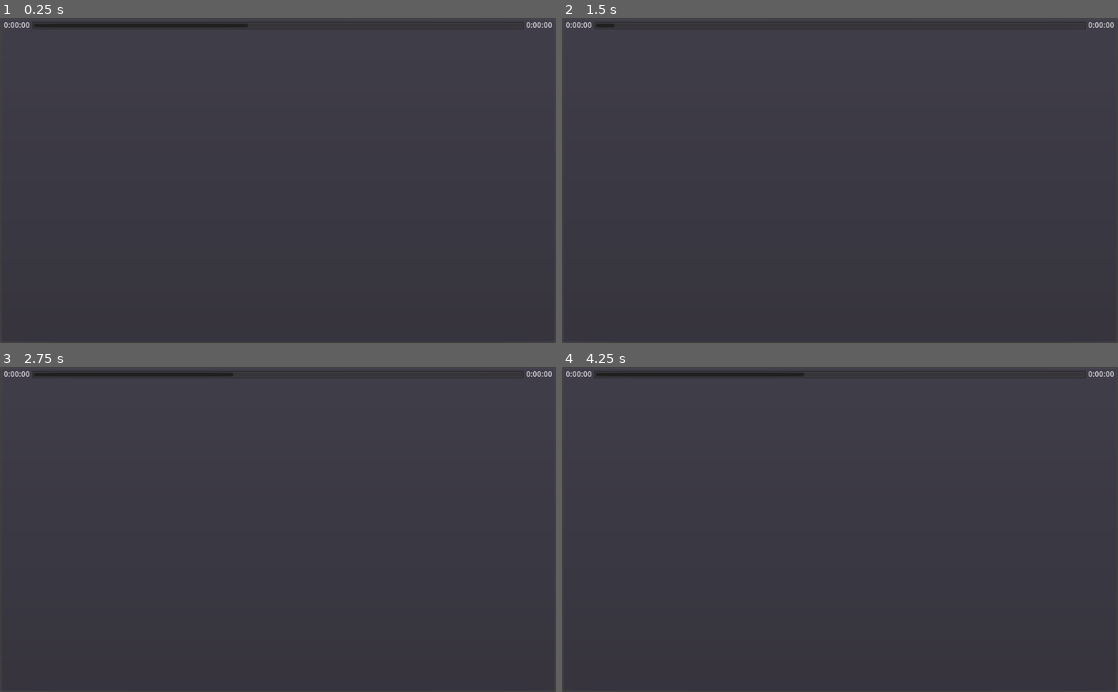
Above: before the commit, frames 1-4 (two rows, left to right).
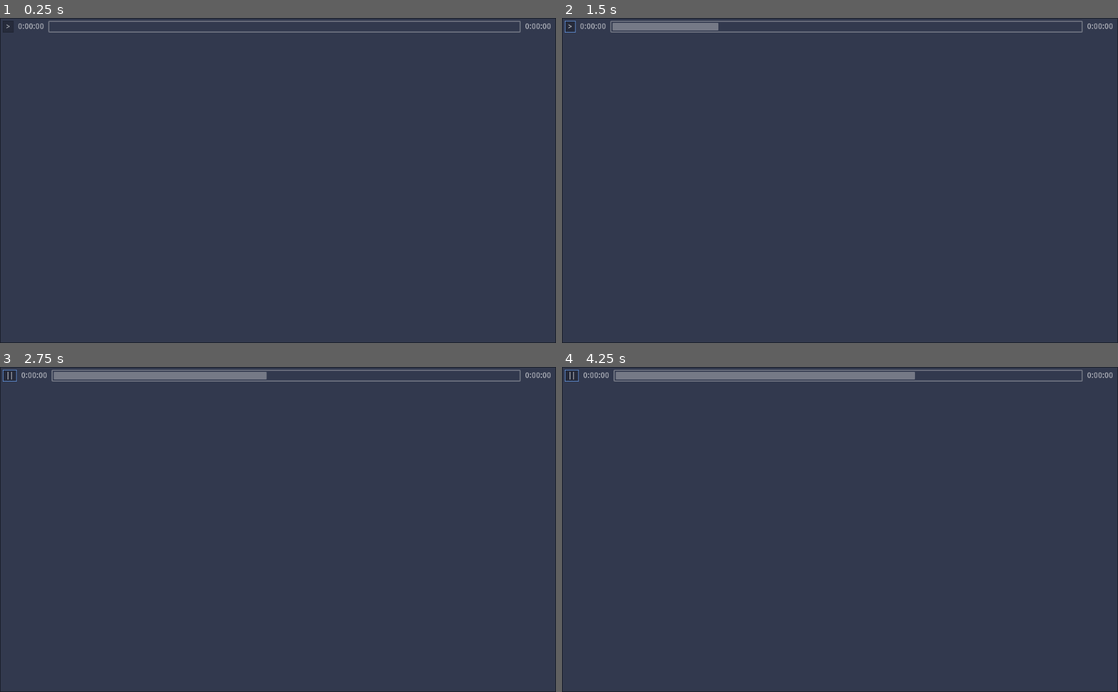
Above: after the commit, the same moments.

Repository: Wcubed/simple_music_player
Game: Godot game, scene res://ui/main.tscn
The game is run twice, just before and just after one commit, with the same random seed, the same clock (stepped at 60 frames per second) and the same inputs. Sound files missing from this copy of the repository are replaced by a short silence.
Inputs (mouse positions are in pixels of both pictures, inside the frame that each line leads up to):
- Up to frame 1 (0.25 s): no input
- Up to frame 2 (1.5 s): click (567, 27) at 0.5 s, where only the run after the commit has a clickable ">"; click (573, 27) at 1.25 s, where only the run after the commit has a clickable "||"
- Up to frame 3 (2.75 s): click (5, 376) at 2 s, where only the run after the commit has a clickable ">"
- Up to frame 4 (4.25 s): click (573, 376) at 2.75 s, where only the run after the commit has a clickable "||"; click (567, 376) at 3.5 s, where only the run after the commit has a clickable ">"

The runs differ from the first frame. In frame 1, 2.5% of the frame differs, in the area x 0-100%, y 0-100%; in frame 2, 2.4%; in frame 3, 2.9%; in frame 4, 3.2%.

Commit message:
+ Added theme

Diff:
--- a/project.godot
+++ b/project.godot
@@ -20,6 +20,10 @@
 run/low_processor_mode=true
 config/icon="res://icon.png"
 
+[gui]
+
+theme/custom="res://ui/resources/main_theme.theme"
+
 [input]
 
 ui_seek_to_time={
--- a/ui/main.gd
+++ b/ui/main.gd
@@ -7,9 +7,11 @@
 onready var _total_time_label := find_node("TotalTimeLabel")
 onready var _current_time_label := find_node("CurrentTimeLabel")
 onready var _progress_bar := find_node("ProgressBar")
+onready var _play_pause_button := find_node("PlayPauseButton")
 
 
 var _stream_length_seconds := 0.0
+var _progress_seconds := 0.0
 
 
 # Called when the node enters the scene tree for the first time.
@@ -18,13 +20,24 @@
 	_stream_length_seconds = audio_stream.get_length()
 
 	_stream_player.stream = audio_stream
-	_stream_player.play()
 
 	_total_time_label.text = _seconds_to_time_string(_stream_length_seconds)
 	_current_time_label.text = _seconds_to_time_string(0)
 	_progress_bar.max_value = _stream_length_seconds
 
+
+func _play_audio():
 	_update_timer.start()
+	_stream_player.play(_progress_seconds)
+
+	_play_pause_button.text = "||"
+
+
+func _pause_audio():
+	_update_timer.stop()
+	_stream_player.stop()
+
+	_play_pause_button.text = ">"
 
 
 func _seconds_to_time_string(seconds: float) -> String:
@@ -40,13 +53,21 @@
 	var x: int = _progress_bar.get_local_mouse_position().x
 	var max_x: int = _progress_bar.rect_size.x
 
-	_stream_player.seek((x * _stream_length_seconds) / max_x)
+	_progress_seconds = (x * _stream_length_seconds) / max_x
+	_progress_seconds = clamp(_progress_seconds, 0, _stream_length_seconds)
+
+	_stream_player.seek(_progress_seconds)
+	_update_ui_to_timecode(_progress_seconds)
+
+
+func _update_ui_to_timecode(seconds: float):
+	_current_time_label.text = _seconds_to_time_string(_progress_seconds)
+	_progress_bar.value = _progress_seconds
 
 
 func _on_UpdateTimer_timeout():
-	var playback_seconds: float = _stream_player.get_playback_position()
-	_current_time_label.text = _seconds_to_time_string(playback_seconds)
-	_progress_bar.value = playback_seconds
+	_progress_seconds = _stream_player.get_playback_position()
+	_update_ui_to_timecode(_progress_seconds)
 
 
 func _on_ProgressBar_gui_input(event: InputEvent):
@@ -54,3 +75,10 @@
 		_seek_to_current_mouse_position()
 	elif event is InputEventMouseMotion and Input.is_action_pressed("ui_seek_to_time"):
 		_seek_to_current_mouse_position()
+
+
+func _on_PlayPauseButton_pressed():
+	if _stream_player.playing:
+		_pause_audio()
+	else:
+		_play_audio()
--- a/ui/main.tscn
+++ b/ui/main.tscn
@@ -13,7 +13,7 @@
 [node name="AudioStreamPlayer" type="AudioStreamPlayer" parent="."]
 
 [node name="UpdateTimer" type="Timer" parent="."]
-wait_time = 0.1
+wait_time = 0.2
 
 [node name="VBoxContainer" type="VBoxContainer" parent="."]
 margin_left = 7.0
@@ -23,15 +23,23 @@
 
 [node name="HBoxContainer" type="HBoxContainer" parent="VBoxContainer"]
 margin_right = 1010.0
-margin_bottom = 14.0
+margin_bottom = 20.0
+
+[node name="PlayPauseButton" type="Button" parent="VBoxContainer/HBoxContainer"]
+margin_right = 20.0
+margin_bottom = 20.0
+text = ">"
 
 [node name="CurrentTimeLabel" type="Label" parent="VBoxContainer/HBoxContainer"]
-margin_bottom = 14.0
+margin_left = 24.0
+margin_top = 3.0
+margin_right = 24.0
+margin_bottom = 17.0
 
 [node name="ProgressBar" type="ProgressBar" parent="VBoxContainer/HBoxContainer"]
-margin_left = 4.0
+margin_left = 28.0
 margin_right = 1006.0
-margin_bottom = 14.0
+margin_bottom = 20.0
 size_flags_horizontal = 3
 size_flags_vertical = 1
 step = 0.0
@@ -39,7 +47,9 @@
 
 [node name="TotalTimeLabel" type="Label" parent="VBoxContainer/HBoxContainer"]
 margin_left = 1010.0
+margin_top = 3.0
 margin_right = 1010.0
-margin_bottom = 14.0
+margin_bottom = 17.0
 [connection signal="timeout" from="UpdateTimer" to="." method="_on_UpdateTimer_timeout"]
+[connection signal="pressed" from="VBoxContainer/HBoxContainer/PlayPauseButton" to="." method="_on_PlayPauseButton_pressed"]
 [connection signal="gui_input" from="VBoxContainer/HBoxContainer/ProgressBar" to="." method="_on_ProgressBar_gui_input"]
Binary file added: ui/resources/main_theme.theme
